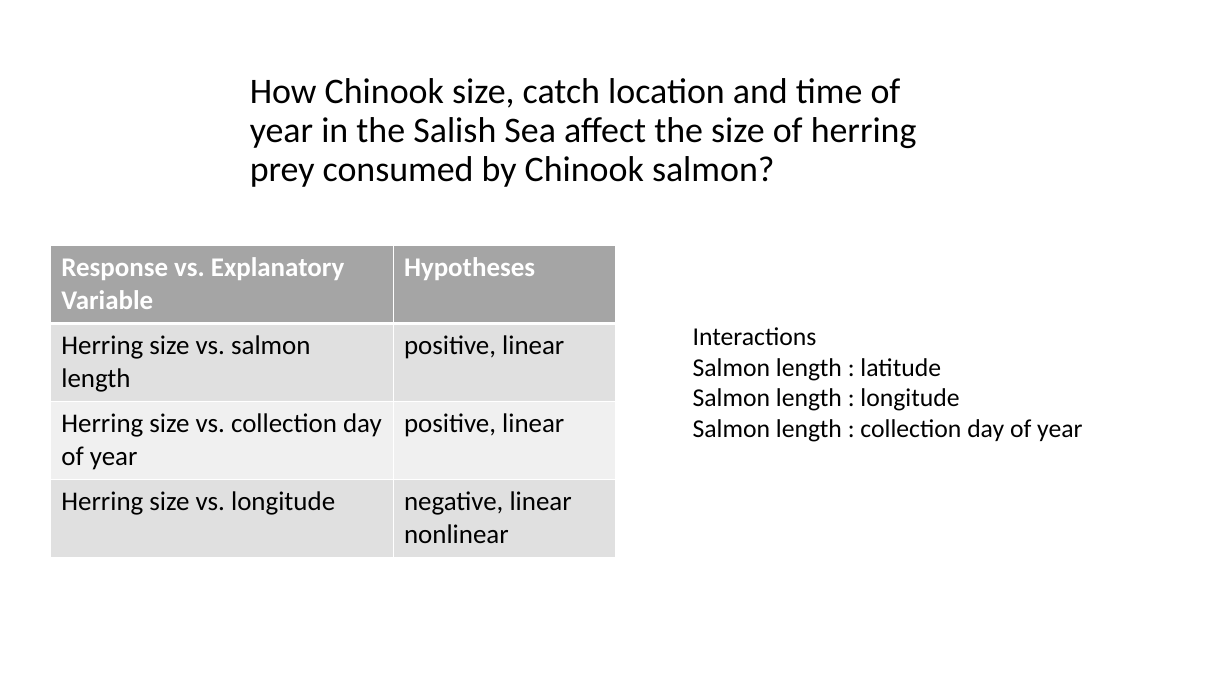
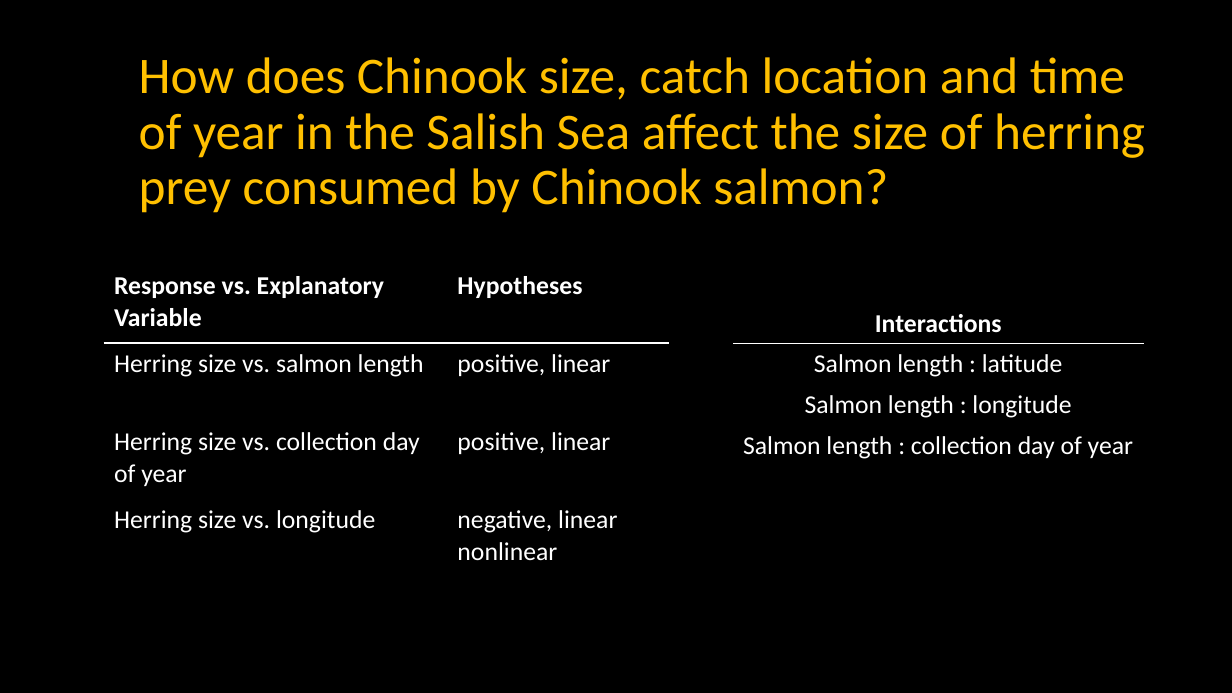
Before and after one commit to rghansen/ES482, a slide deck: slide 2 of ES data project presentation_salmon diet.pptx. Drawn at 1232x693 pixels with LibreOffice and Linux fonts; fonts in the diff are those of the drawing. Boxes give left, top, right and bottom in pixels: in the first picture for what was removed or moved away, otherwise in the second. Text is boxed around its words. In the diff, an @@ line names an element or a change of style, - is before the commit and + after.

Commit message:
Updated presentation slides. Just need plots. Rearrange as you see fit.

```diff
--- a/ES data project presentation_salmon diet.pptx
+++ b/ES data project presentation_salmon diet.pptx
@@ background #FFFFFF to #000000 @@
@@ text at <box>139,57,1145,213</box>: text changed; size 28 to 40 pt; text colour #000000 to #FFC000 @@
-How Chinook size, catch location and time of year in the Salish Sea affect the size of herring prey consumed by Chinook salmon?
+How does Chinook size, catch location and time of year in the Salish Sea affect the size of herring prey consumed by Chinook salmon?
@@ table at <box>104,265,670,578</box> @@
@@ fill #A5A5A5 to none in row 1 @@
@@ fill #E1E1E1 to none in 4 cells @@
@@ fill #F0F0F0 to none in row 3 @@
@@ size 21 to 20 pt @@
@@ text colour #000000 to #FFFFFF in "Herring size vs. salmon length", "positive, linear", "Herring size vs. collection day of year", "positive, linear" and 3 more places @@
@@ borders changed @@
@@ table: place and size @@
-table at <box>51,245,616,557</box>
+table at <box>104,265,670,578</box>
@@ text removed at <box>693,327,1082,442</box> @@
-Interactions
-Salmon length : latitude
-Salmon length : longitude
-Salmon length : collection day of year
@@ table added at <box>733,303,1143,463</box>, 4 rows, 1 columns @@
+Interactions
+Salmon length : latitude
+Salmon length : longitude
+Salmon length : collection day of year
```
Also in this commit, not shown: 10 other slides changed.
